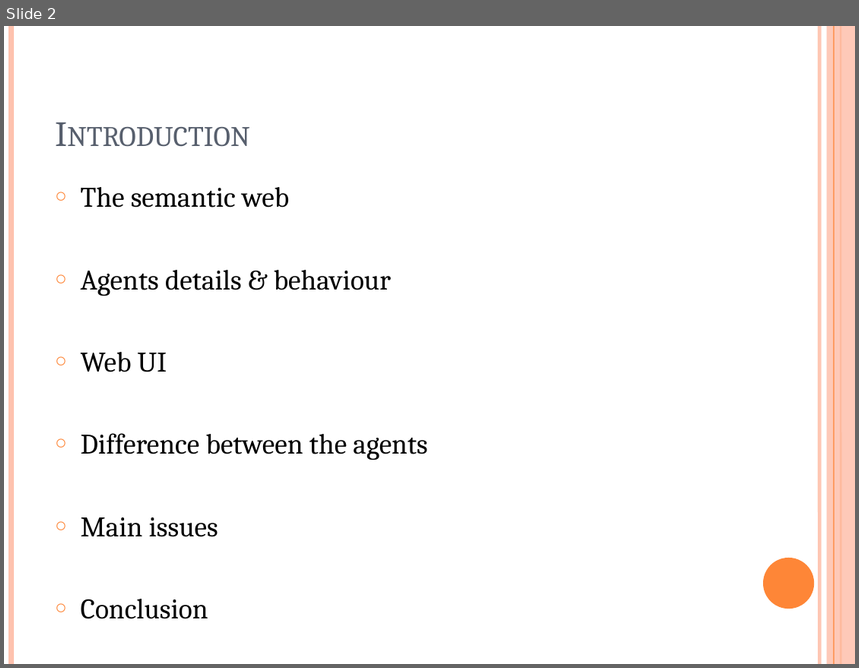
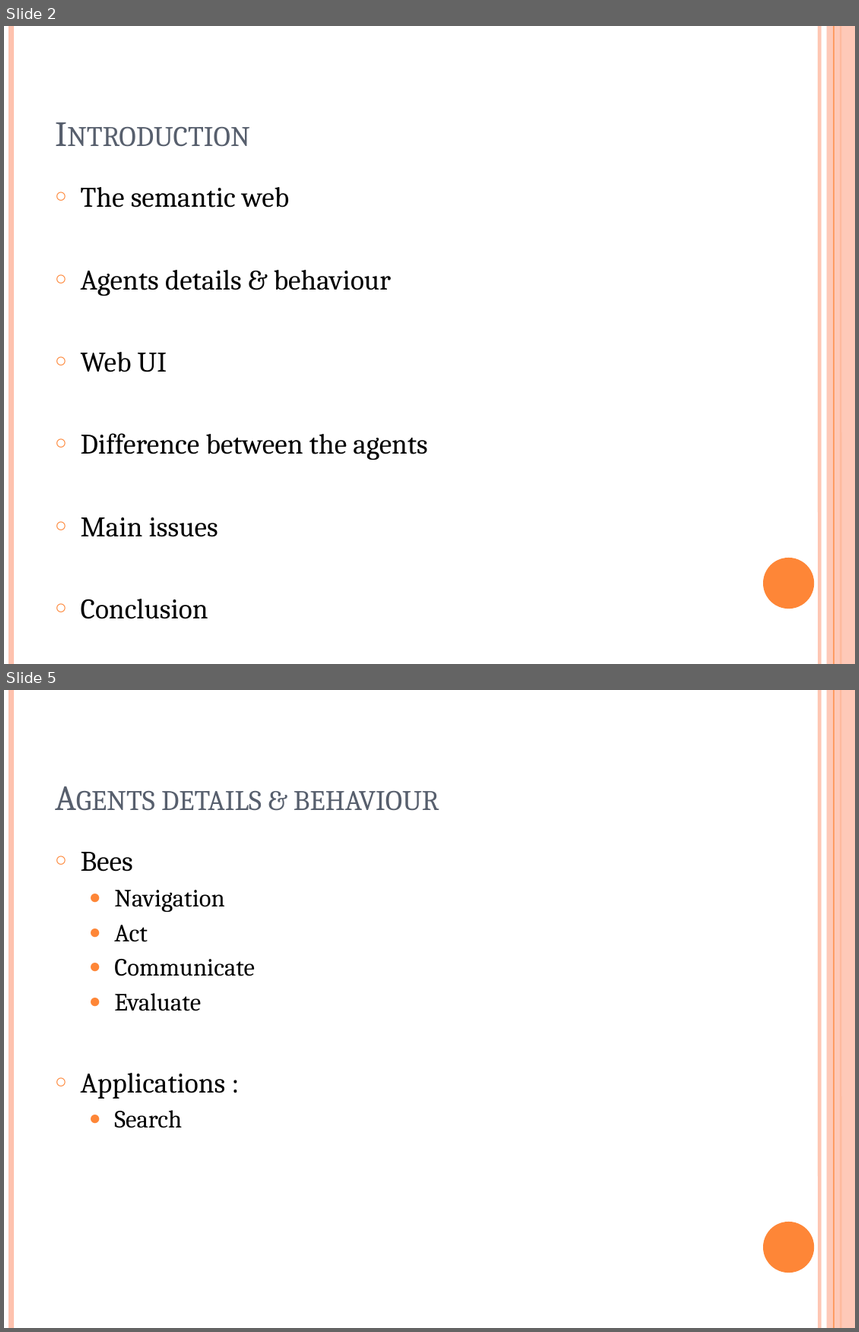
Before and after one commit to wouterbeek/DataHives, a slide deck: report/Bachelor presentation.pptx. Shown one above the other, each under a label of ours: slide 2 before the commit, slides 2 and 5 after it; the slides between them are not shown. The pictures are 859x668 and 859x1332 pixels, drawn with LibreOffice and Linux fonts; fonts in the diff are those of the drawing. Boxes give left, top, right and bottom in pixels: in the first picture for what was removed or moved away, otherwise in the second. Text is boxed around its words. In the diff, an @@ line names an element or a change of style, - is before the commit and + after.

```diff
--- a/report/Bachelor presentation.pptx
+++ b/report/Bachelor presentation.pptx
@@ slide 5 added at (4,690,855,1328), background #FFFFFF; not listed: 6 template elements that a slide beside it also shows @@
@@ title added at (161,791,439,811), 30 pt, text #575F6D, small capitals @@
+Agents details & behaviour
@@ text added at (81,852,255,1129), 21 pt, text #000000 @@
+○ Bees
+  ● Navigation
+  ● Act
+  ● Communicate
+  ● Evaluate
+○ Applications :
+  ● Search
```
Also in this commit, not shown: 6 slides changed, 4 other slides added.
